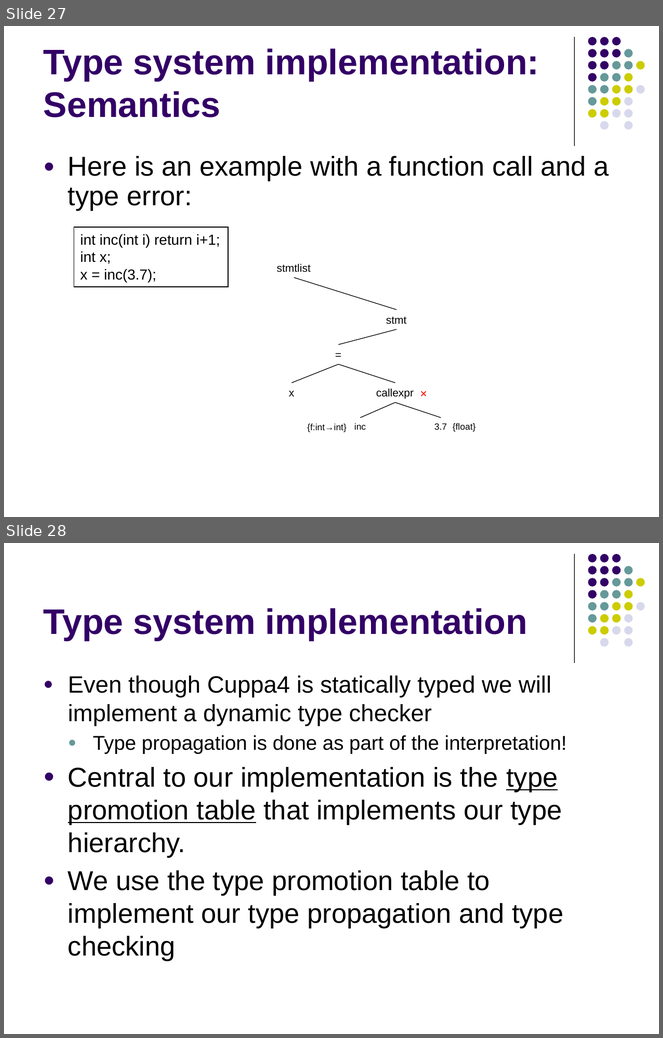
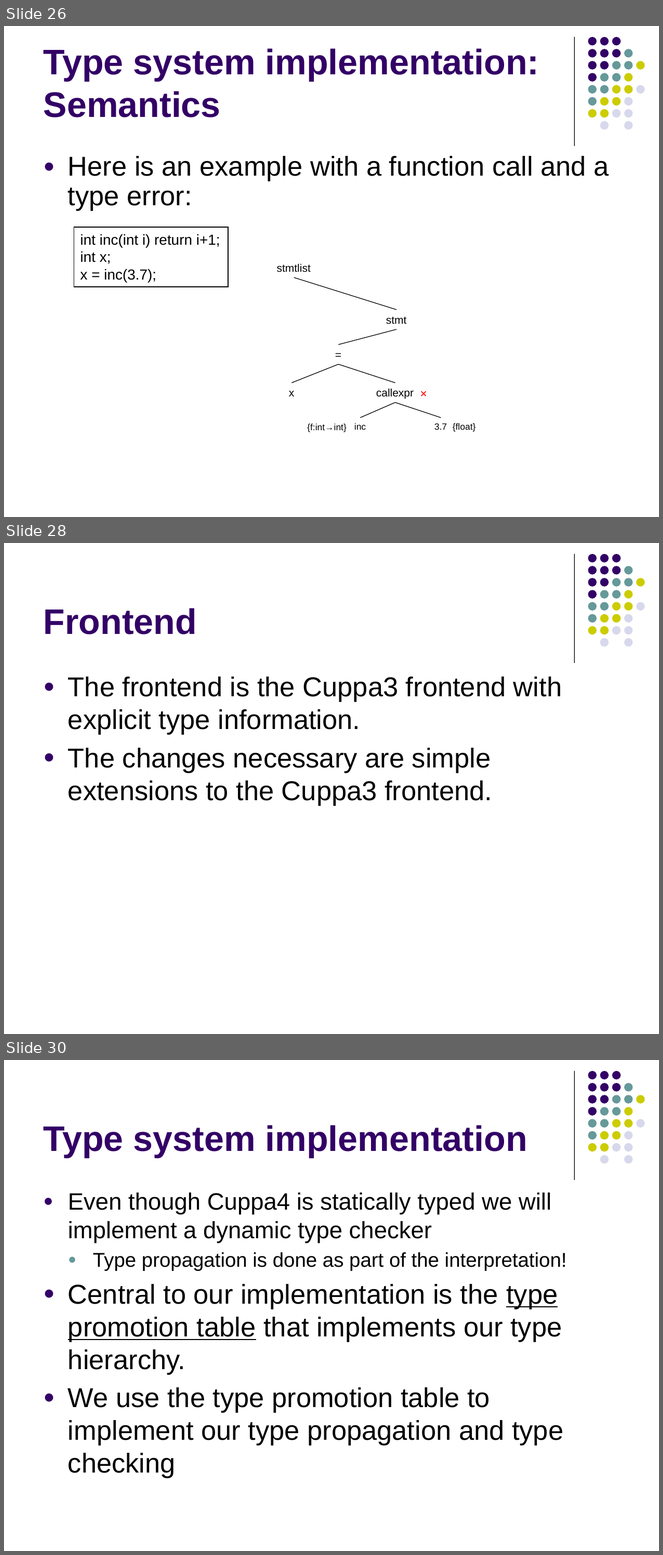
Before and after one commit to lutzhamel/CSC402, a slide deck: notes/csc402-ln018.pptx. Shown one above the other, each under a label of ours: slides 27 and 28 before the commit, slides 26, 28 and 30 after it; the slides between them are not shown. The pictures are 663x1038 and 663x1555 pixels, drawn with LibreOffice and Linux fonts; fonts in the diff are those of the drawing. Boxes give left, top, right and bottom in pixels: in the first picture for what was removed or moved away, otherwise in the second. Text is boxed around its words. In the diff, an @@ line names an element or a change of style, - is before the commit and + after.

```diff
--- a/notes/csc402-ln018.pptx
+++ b/notes/csc402-ln018.pptx
@@ slide 28 added at bbox=[4, 543, 659, 1034], background #FFFFFF; not listed: 32 template elements that a slide beside it also shows @@
@@ title added at bbox=[44, 608, 197, 635], 39 pt, text #330066, bold @@
+Frontend
@@ text added at bbox=[68, 677, 562, 806], 30 pt, text #000000 @@
+● The frontend is the Cuppa3 frontend with explicit type information.
+● The changes necessary are simple extensions to the Cuppa3 frontend.
@@ what was slide 27 is now slide 26 @@
@@ what was slide 28 is now slide 30 @@
```
Also in this commit, not shown: 3 slides changed, 2 other slides added, 1 slide removed, 3 other files.
